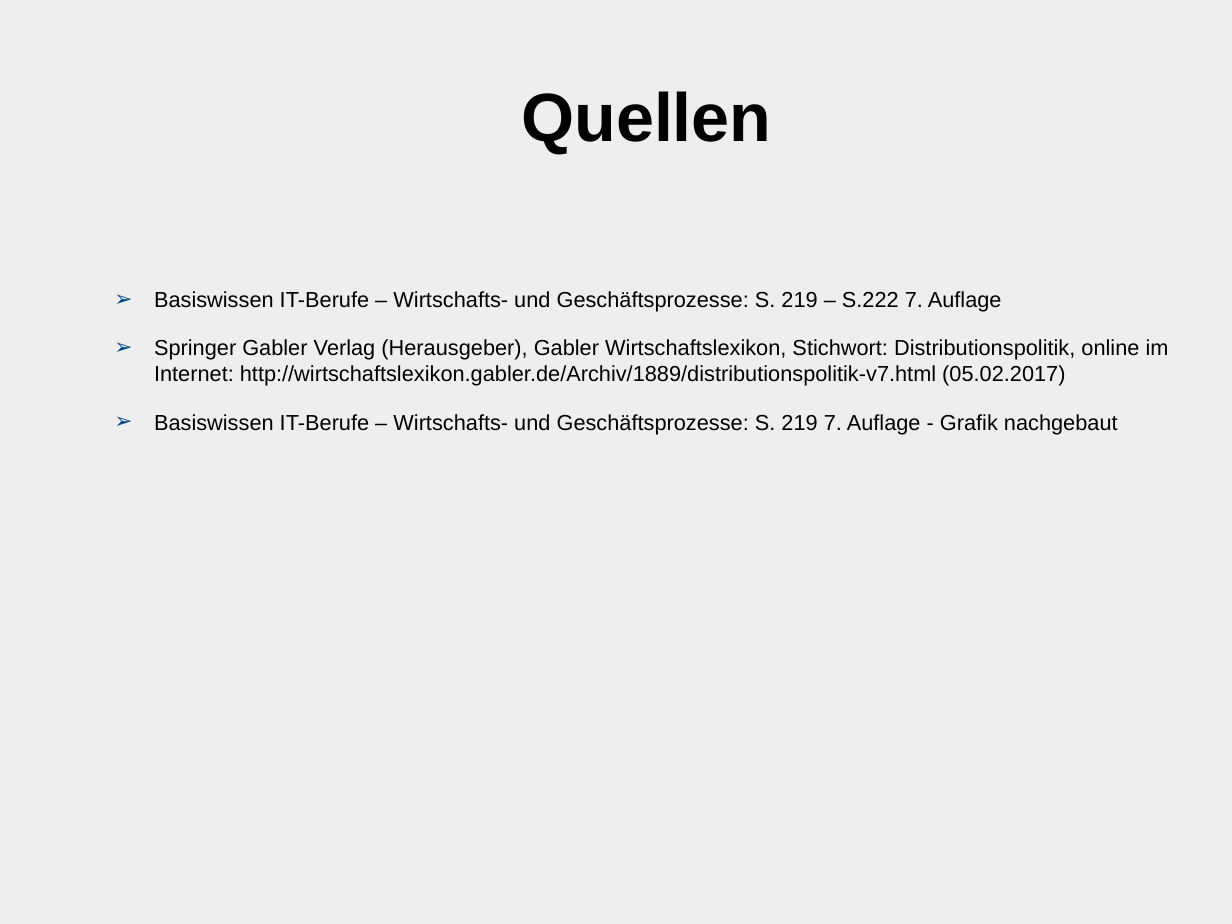
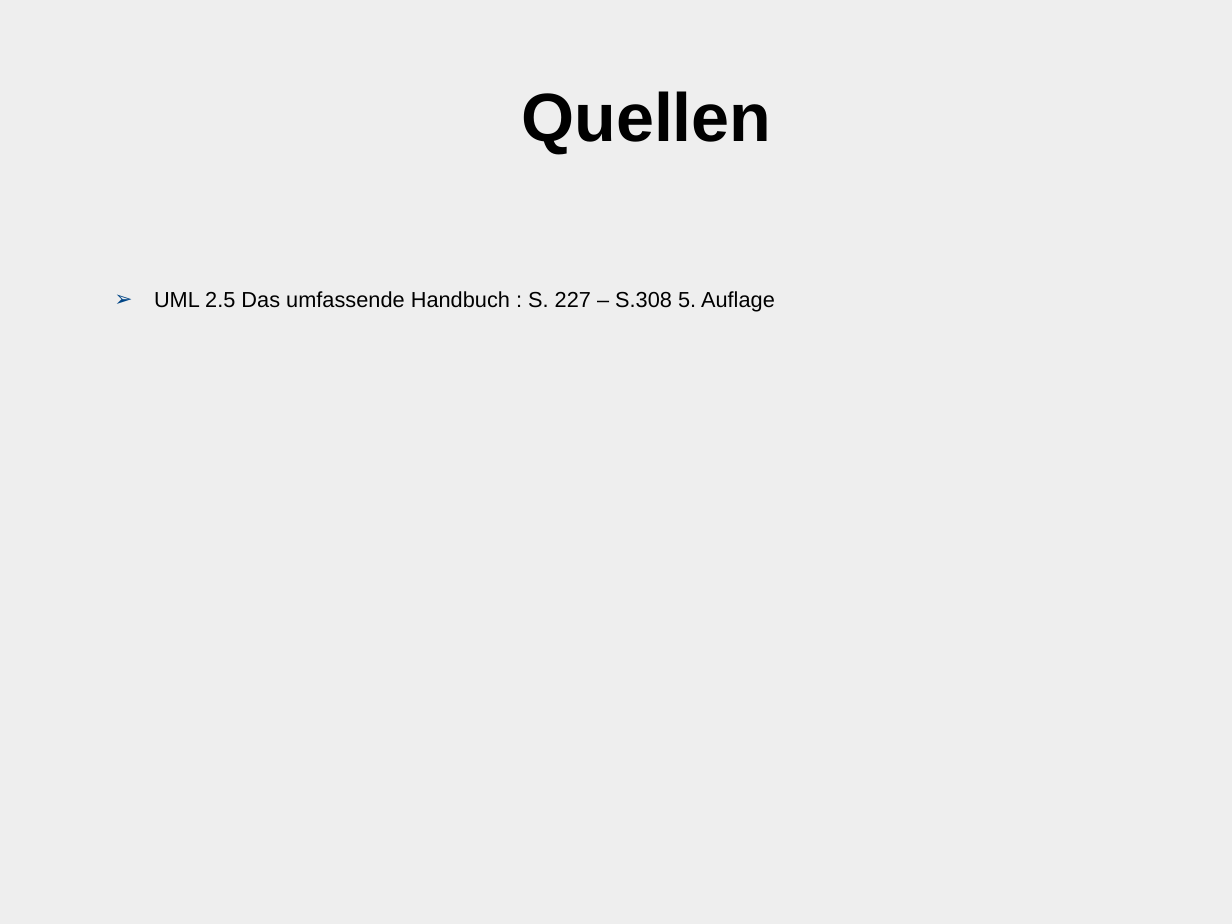
Before and after one commit to ChristianMarzianGithub/VortragAktivitaetsdiagramm, a slide deck: slide 4 of AktivitaetsdiagrammCM.odp. Drawn at 1232x924 pixels with LibreOffice and Linux fonts; fonts in the diff are those of the drawing. Boxes give left, top, right and bottom in pixels: in the first picture for what was removed or moved away, otherwise in the second. Text is boxed around its words. In the diff, an @@ line names an element or a change of style, - is before the commit and + after.

Commit message:
Quellen angepasst

```diff
--- a/AktivitaetsdiagrammCM.odp
+++ b/AktivitaetsdiagrammCM.odp
@@ text at (x1=154, y1=291, x2=775, y2=312): text changed @@
-➢ Basiswissen IT-Berufe – Wirtschafts- und Geschäftsprozesse: S. 219 – S.222 7. Auflage
-➢ Springer Gabler Verlag (Herausgeber), Gabler Wirtschaftslexikon, Stichwort: Distributionspolitik, online im Internet: http://wirtschaftslexikon.gabler.de/Archiv/1889/distributionspolitik-v7.html (05.02.2017)
-➢ Basiswissen IT-Berufe – Wirtschafts- und Geschäftsprozesse: S. 219 7. Auflage - Grafik nachgebaut
+➢ UML 2.5 Das umfassende Handbuch : S. 227 – S.308 5. Auflage
```
Also in this commit, not shown: 1 other slide changed.
